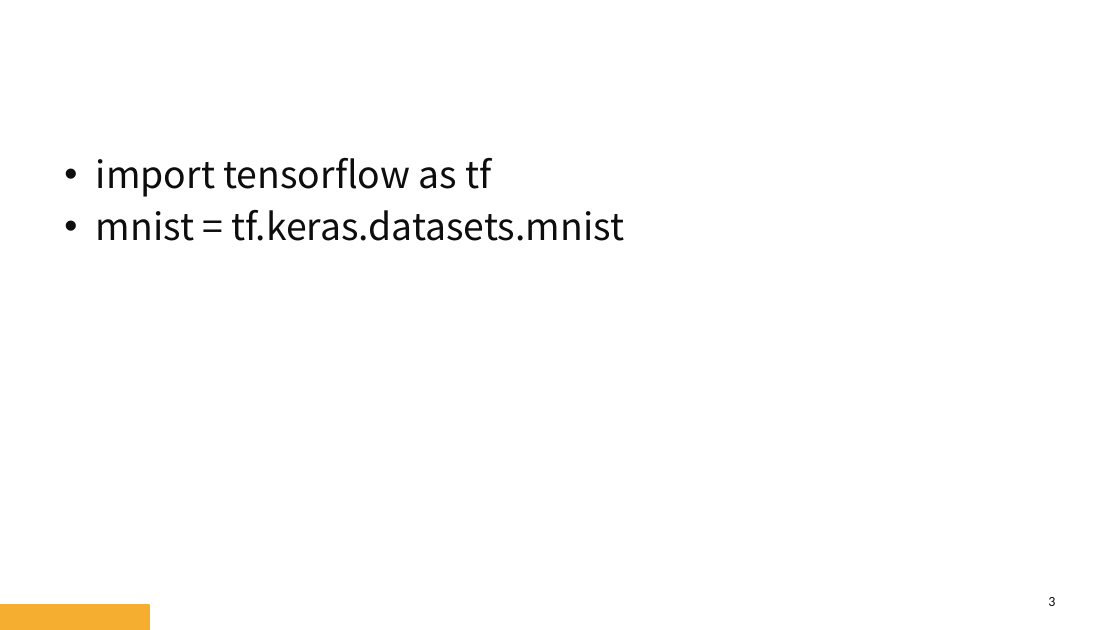
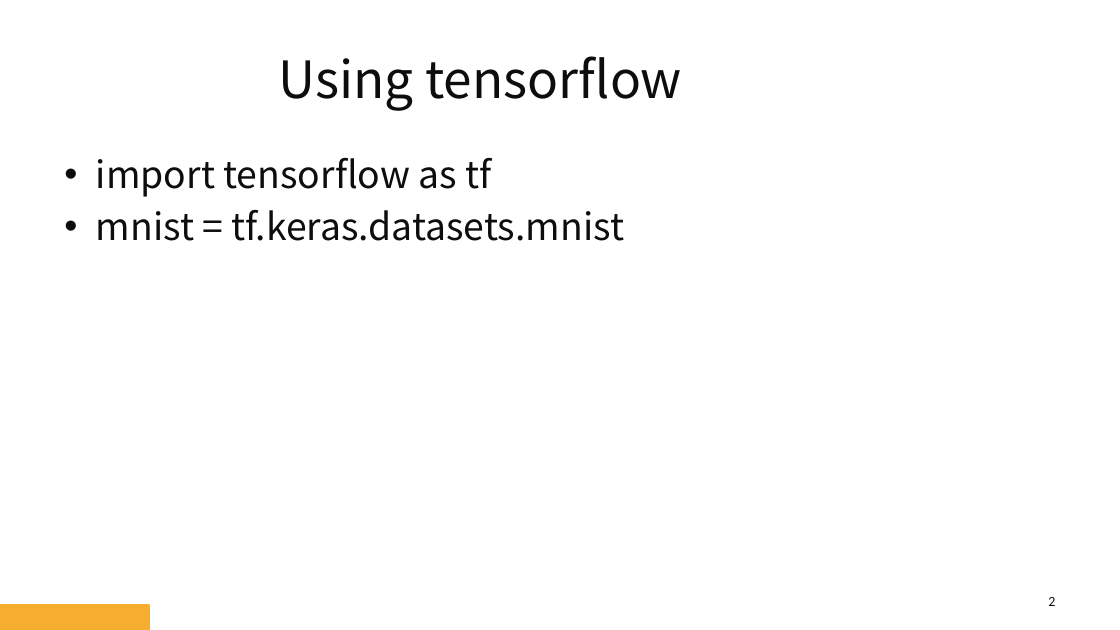
Before and after one commit to htchu/TensorFlowQuickTutorial, a slide deck: slide 2 of Slides/TF03-HandsOnMnist.pptx (slide 3 before the commit). Drawn at 1120x630 pixels with LibreOffice and Linux fonts; fonts in the diff are those of the drawing; background and template pictures are left out. Boxes give left, top, right and bottom in pixels: in the first picture for what was removed or moved away, otherwise in the second. Text is boxed around its words. In the diff, an @@ line names an element or a change of style, - is before the commit and + after.

Commit message:
slide

```diff
--- a/Slides/TF03-HandsOnMnist.pptx
+++ b/Slides/TF03-HandsOnMnist.pptx
@@ title added at (279, 56, 682, 111), 44 pt, text #0D0D0D @@
+Using tensorflow
@@ page number at (1048, 597, 1055, 606): text changed @@
-3
+2
```
Also in this commit, not shown: 5 slides added.
